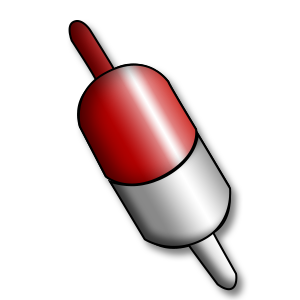
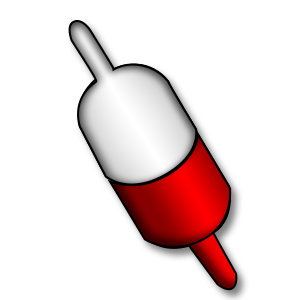
Layers edited between the first and the second 300x300 image:
removed group "Group 1" (4 layers) over [70, 22, 236, 289]
removed layer "Shape 3 copy" from group "Group 1" over [108, 131, 230, 248]
removed layer "Shape 3" from group "Group 1" over [108, 131, 236, 289]
removed layer "Shape 1 copy" from group "Group 1" over [79, 63, 198, 186]
removed layer "Shape 1" from group "Group 1" over [70, 22, 198, 186]
added layer "Group 2" above "Layer 1" over [70, 22, 236, 289]
